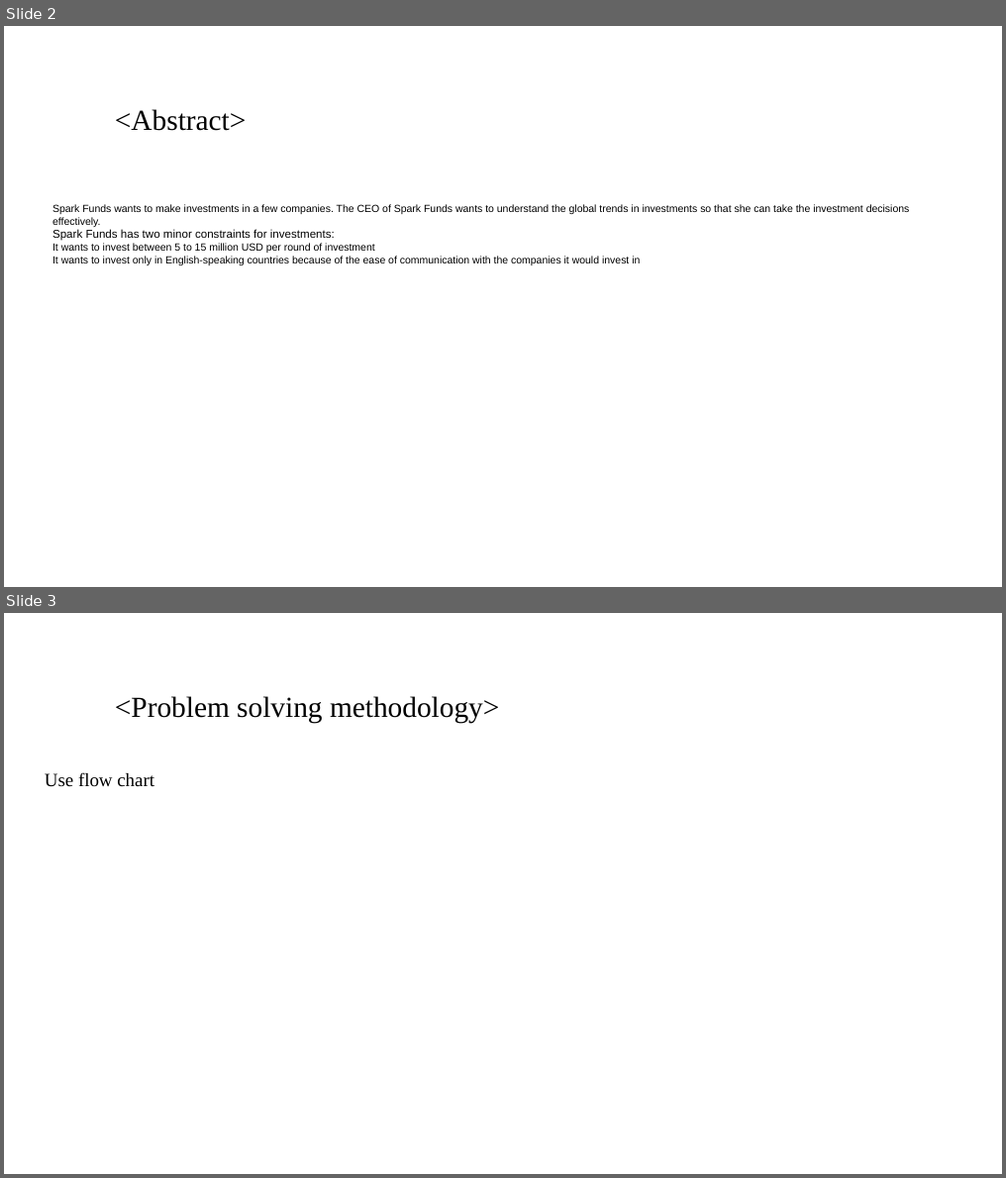
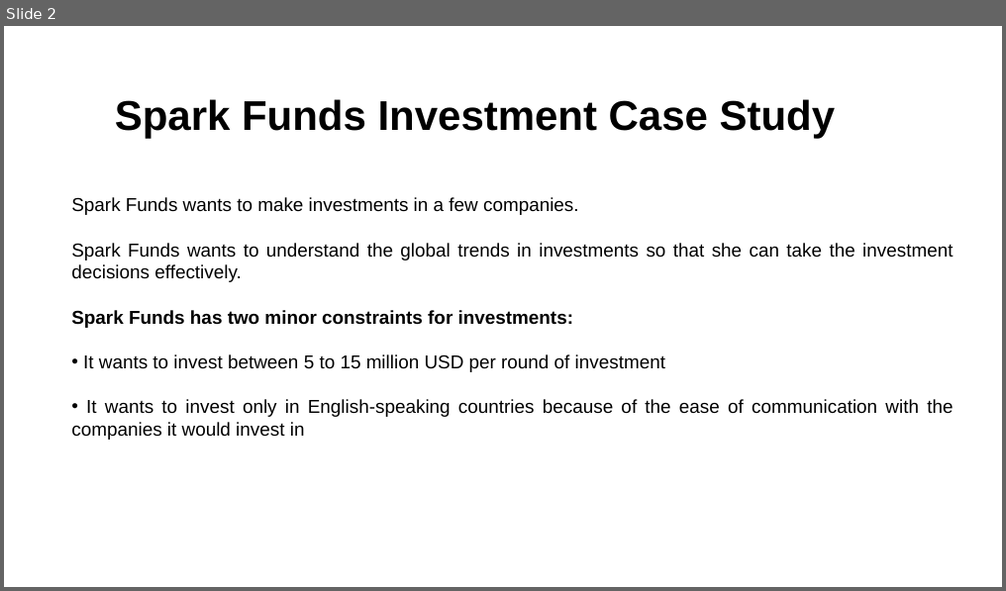
Before and after one commit to santhoshpkumar/Spark-Funds-Investment-CaseStudy, a slide deck: Spark Funds Presentation.pptx. Shown one above the other, each under a label of ours: slides 2 and 3 before the commit, slide 2 after it. The pictures are 1006x1178 and 1006x591 pixels, drawn with LibreOffice and Linux fonts; fonts in the diff are those of the drawing; background and template pictures are left out. Boxes give left, top, right and bottom in pixels: in the first picture for what was removed or moved away, otherwise in the second. Text is boxed around its words. In the diff, an @@ line names an element or a change of style, - is before the commit and + after.

```diff
--- a/Spark Funds Presentation.pptx
+++ b/Spark Funds Presentation.pptx
@@ slide 3 removed at (4, 613, 1002, 1174), background #FFFFFF @@
@@ text removed at (115, 696, 499, 723) @@
-<Problem solving methodology>
@@ text removed at (45, 772, 154, 787) @@
-Use flow chart
@@ slide 2 changed as well @@
@@ text at (115, 99, 836, 138): text changed; size 28 to 40 pt; font Times New Roman to Arial; bold on @@
-<Abstract>
+Spark Funds Investment Case Study
@@ text "Spark Funds wants to make ...": place and size @@
-text "Spark Funds wants to make ..." at (53, 204, 910, 266)
+text "Spark Funds wants to make ..." at (71, 197, 952, 440)
@@ text at (71, 197, 952, 282): text changed; size 10 to 18 pt @@
-Spark Funds wants to make investments in a few companies. The CEO of Spark Funds wants to understand the global trends in investments so that she can take the investment decisions effectively.
+Spark Funds wants to make investments in a few companies.
+Spark Funds wants to understand the global trends in investments so that she can take the investment decisions effectively.
@@ text at (71, 310, 952, 440): size 11 to 18 pt, bold on in "Spark Funds has two minor constraints for ..."; size 10 to 18 pt in "It wants to invest between 5 to ...", "It wants to invest only in English-speaking ..."; alignment left to justified; bullet none to • @@
```
Also in this commit, not shown: 4 other slides changed, 5 slides added, 4 other slides removed.
